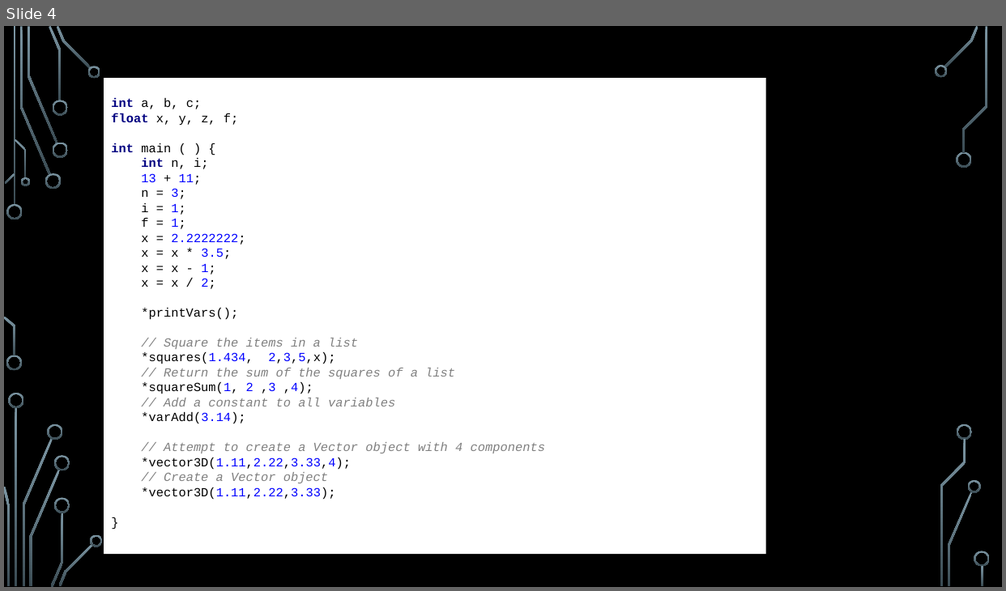
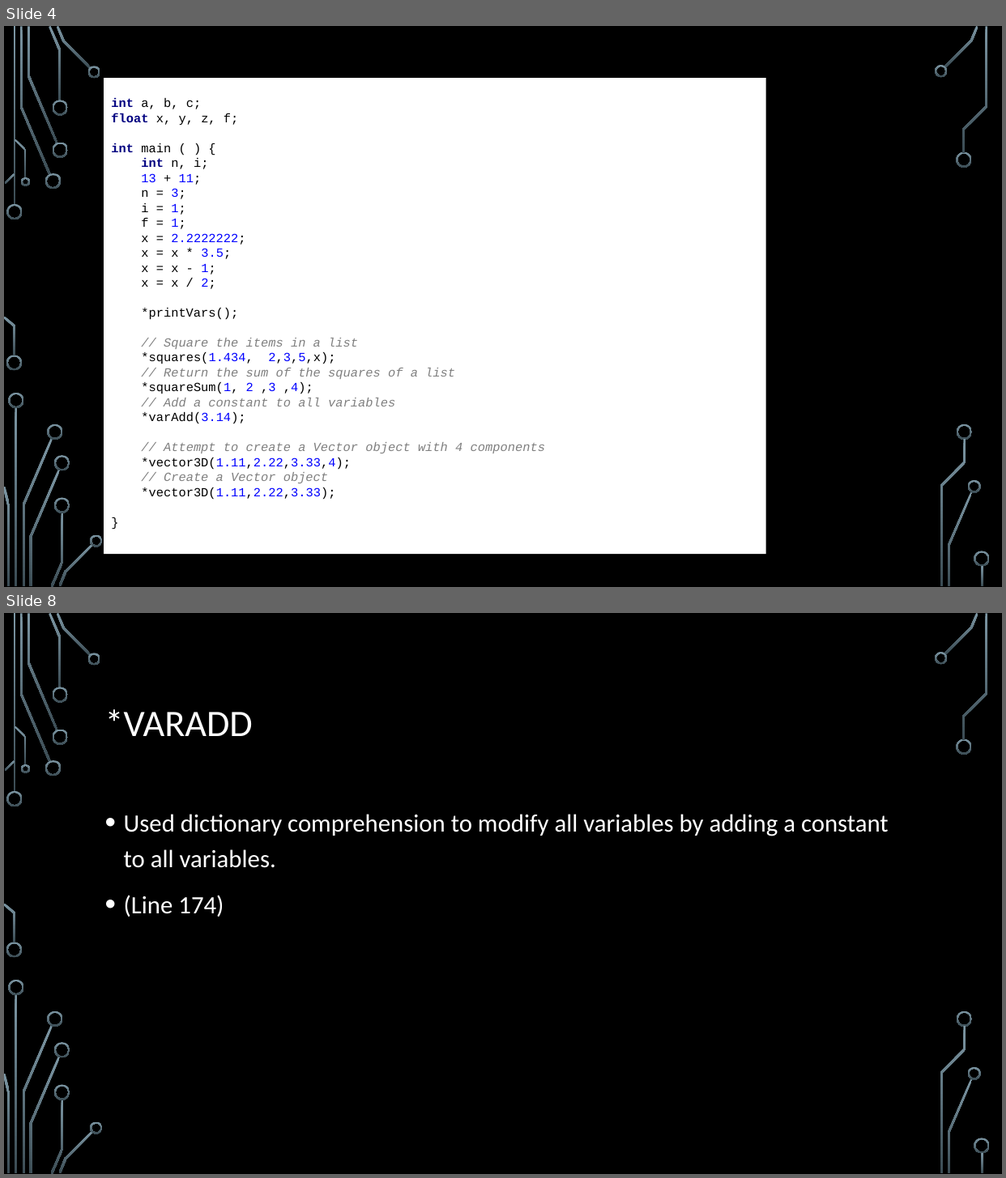
Before and after one commit to Pavilionall/PLProjectFinal, a slide deck: HMM mas.pptx. Shown one above the other, each under a label of ours: slide 4 before the commit, slides 4 and 8 after it; the slides between them are not shown. The pictures are 1006x591 and 1006x1178 pixels, drawn with LibreOffice and Linux fonts; fonts in the diff are those of the drawing; background and template pictures are left out. Boxes give left, top, right and bottom in pixels: in the first picture for what was removed or moved away, otherwise in the second. Text is boxed around its words. In the diff, an @@ line names an element or a change of style, - is before the commit and + after.

```diff
--- a/HMM mas.pptx
+++ b/HMM mas.pptx
@@ slide 8 added at (4, 613, 1002, 1174), background picture (left out); not listed: 36 template elements that a slide beside it also shows @@
@@ title added at (105, 709, 253, 736), 36 pt, text #FFFFFF @@
+*VARADD
@@ text added at (124, 814, 889, 917), 24 pt, text #FFFFFF @@
+• Used dictionary comprehension to modify all variables by adding a constant to all variables.
+• (Line 174)
```
Also in this commit, not shown: 1 slide changed, 6 other slides added, 1 slide removed.
